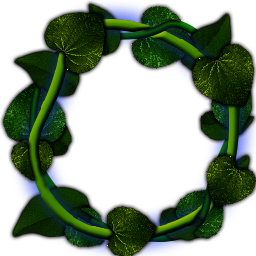
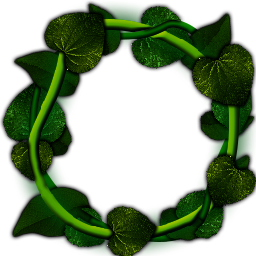
The second 256 × 256 image is a revision of the first. Changes to its layers:
pixels changed over [12, 1, 256, 256] (layer not identified)
